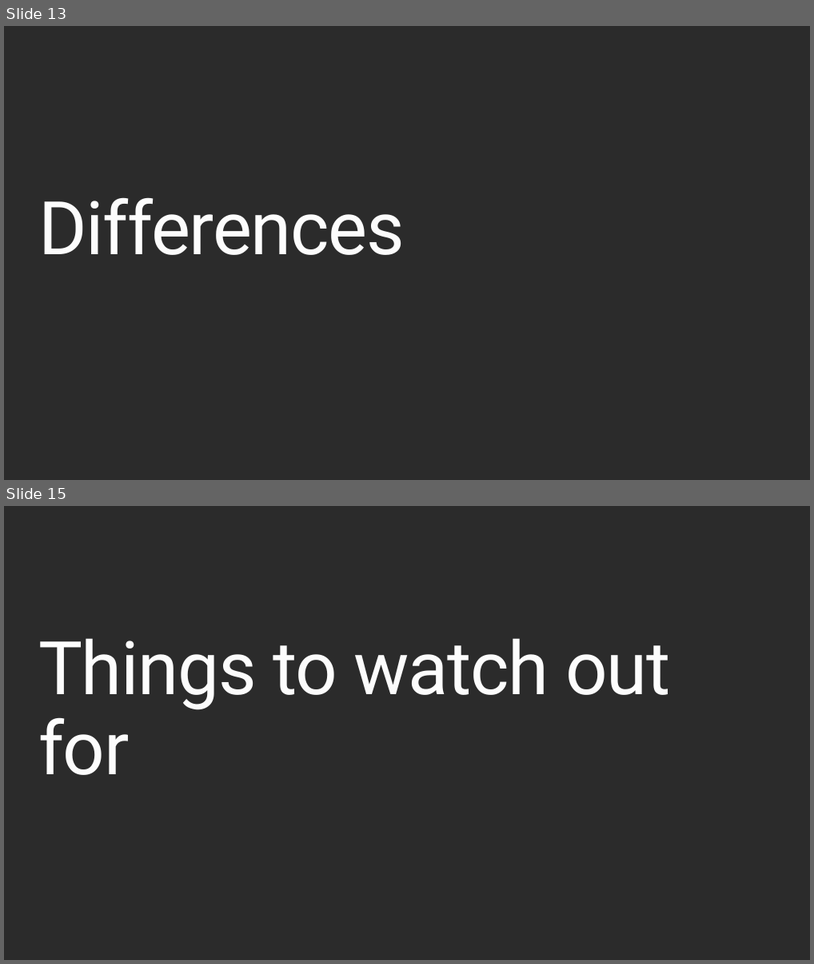
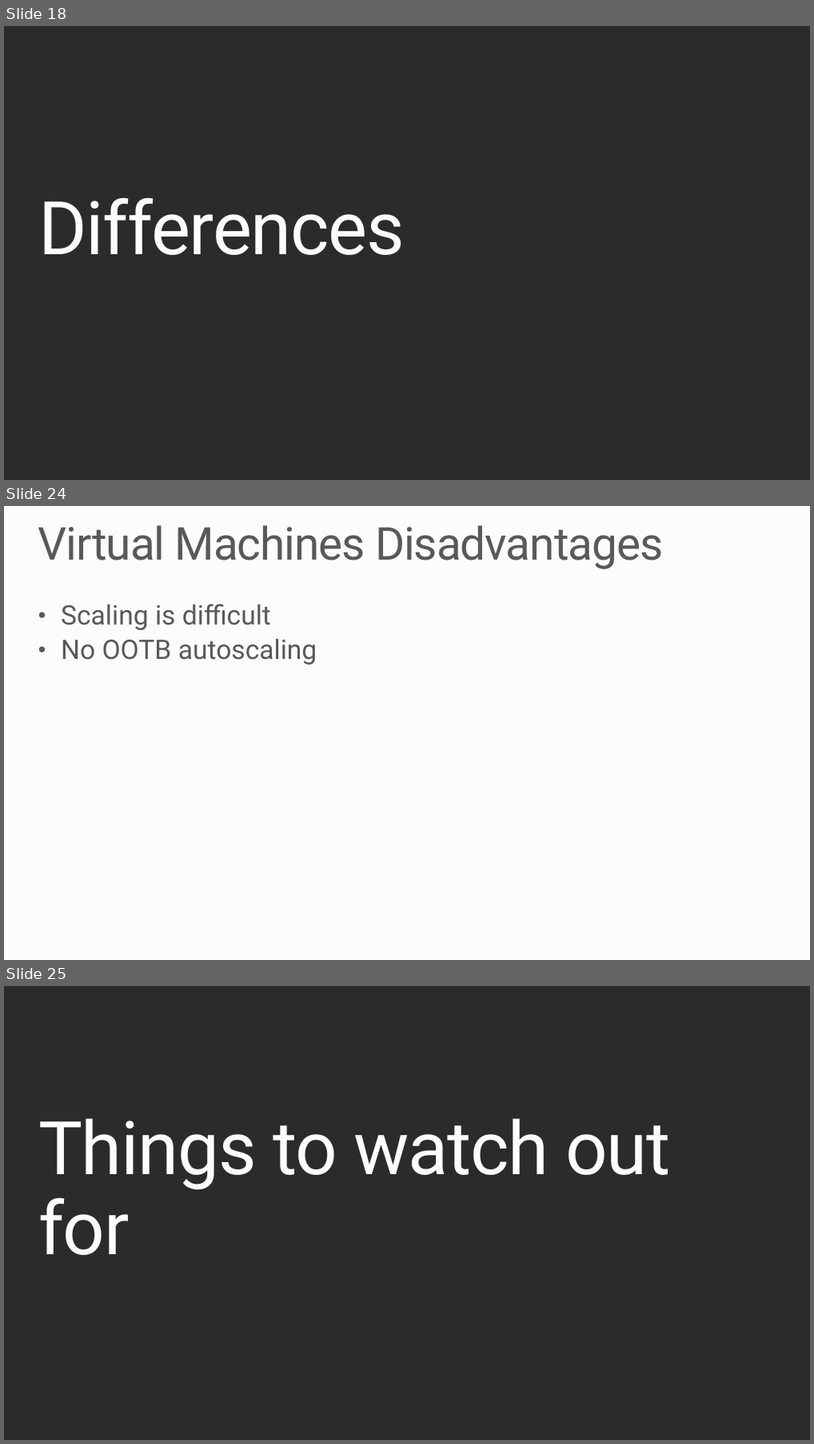
Before and after one commit to robdmoore/AzureWebAppsPresentation, a slide deck: Presentation.pptx. Shown one above the other, each under a label of ours: slides 13 and 15 before the commit, slides 18, 24 and 25 after it; the slides between them are not shown. The pictures are 814x964 and 814x1444 pixels, drawn with LibreOffice and Linux fonts; fonts in the diff are those of the drawing; background and template pictures are left out; a plain dark background stands for a picture behind light text. Boxes give left, top, right and bottom in pixels: in the first picture for what was removed or moved away, otherwise in the second. Text is boxed around its words. In the diff, an @@ line names an element or a change of style, - is before the commit and + after.

```diff
--- a/Presentation.pptx
+++ b/Presentation.pptx
@@ slide 24 added at box(4, 506, 810, 960), background #FCFCFC @@
@@ title added at box(38, 525, 663, 569), 54 pt, text #595959 @@
+Virtual Machines Disadvantages
@@ text added at box(61, 604, 318, 664), 32 pt, text #595959 @@
+• Scaling is difficult
+• No OOTB autoscaling
@@ what was slide 13 is now slide 18 @@
@@ what was slide 15 is now slide 25 @@
```
Also in this commit, not shown: 2 slides changed, 17 other slides added, 5 slides removed.
